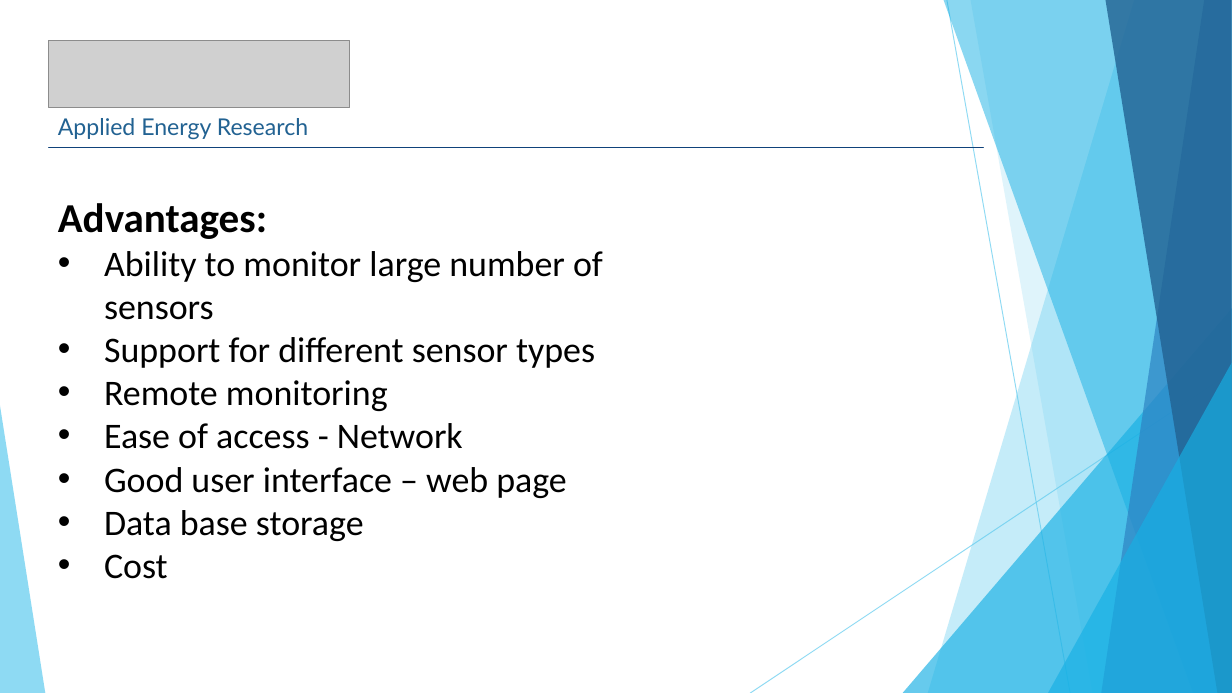
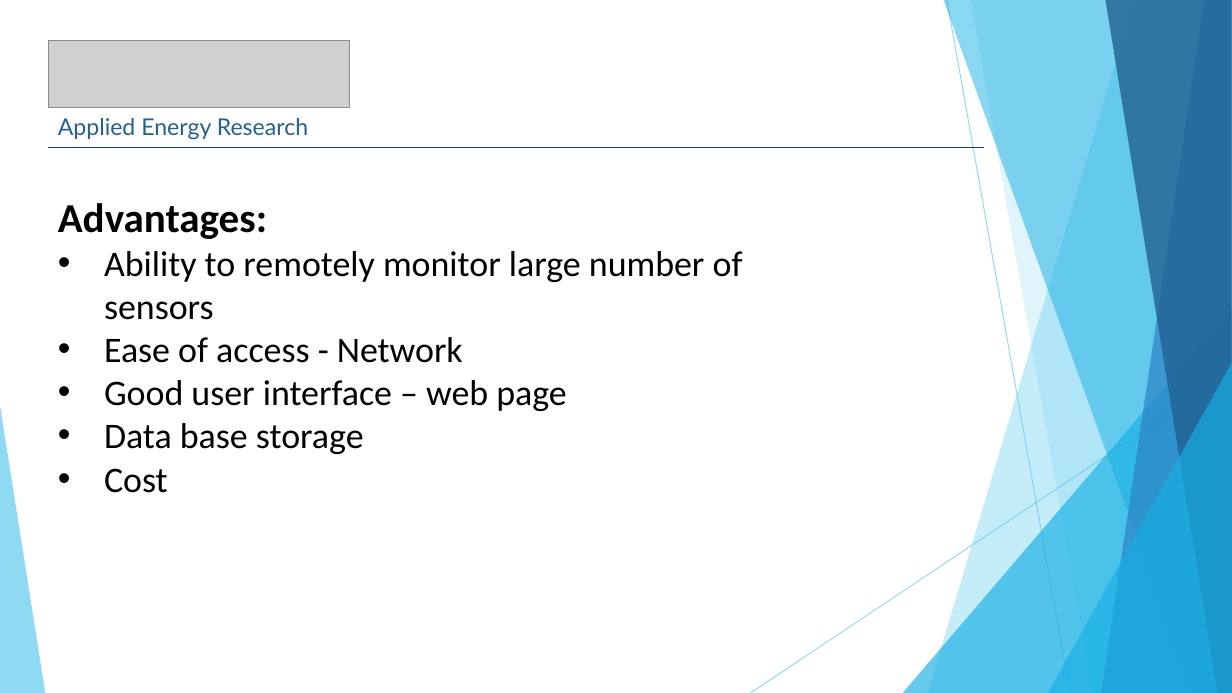
Before and after one commit to BenSabean/Sensor-Network-Project, a slide deck: slide 3 of Proposal/Presentation/Presentation.pptx. Drawn at 1232x693 pixels with LibreOffice and Linux fonts; fonts in the diff are those of the drawing; grey boxes stand for pictures. Boxes give left, top, right and bottom in pixels: in the first picture for what was removed or moved away, otherwise in the second. Text is boxed around its words. In the diff, an @@ line names an element or a change of style, - is before the commit and + after.

```diff
--- a/Proposal/Presentation/Presentation.pptx
+++ b/Proposal/Presentation/Presentation.pptx
@@ text at (x1=104, y1=251, x2=743, y2=320): text changed @@
-• Ability to monitor large number of sensors
-• Support for different sensor types
-• Remote monitoring
+• Ability to remotely monitor large number of sensors
```
Also in this commit, not shown: 4 other files.
